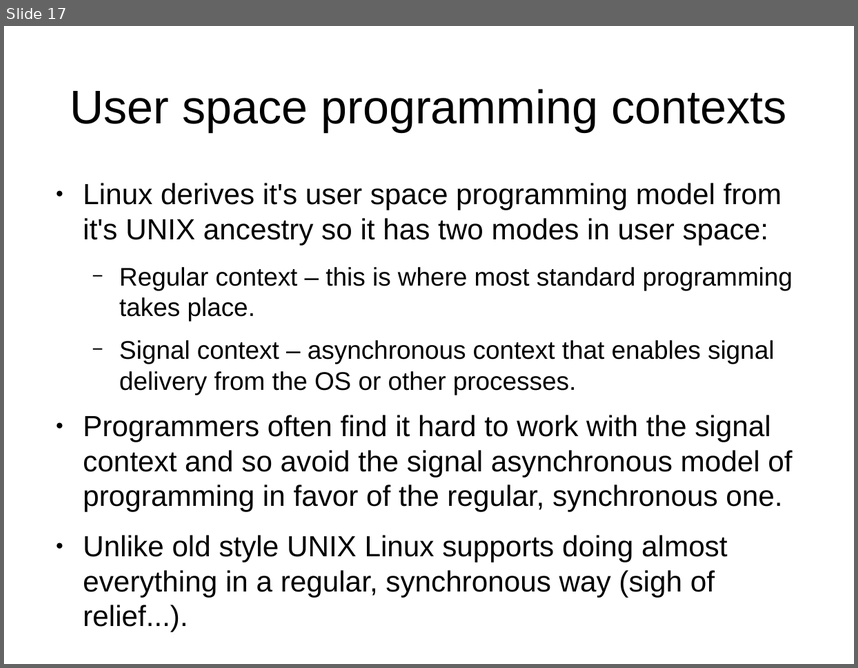
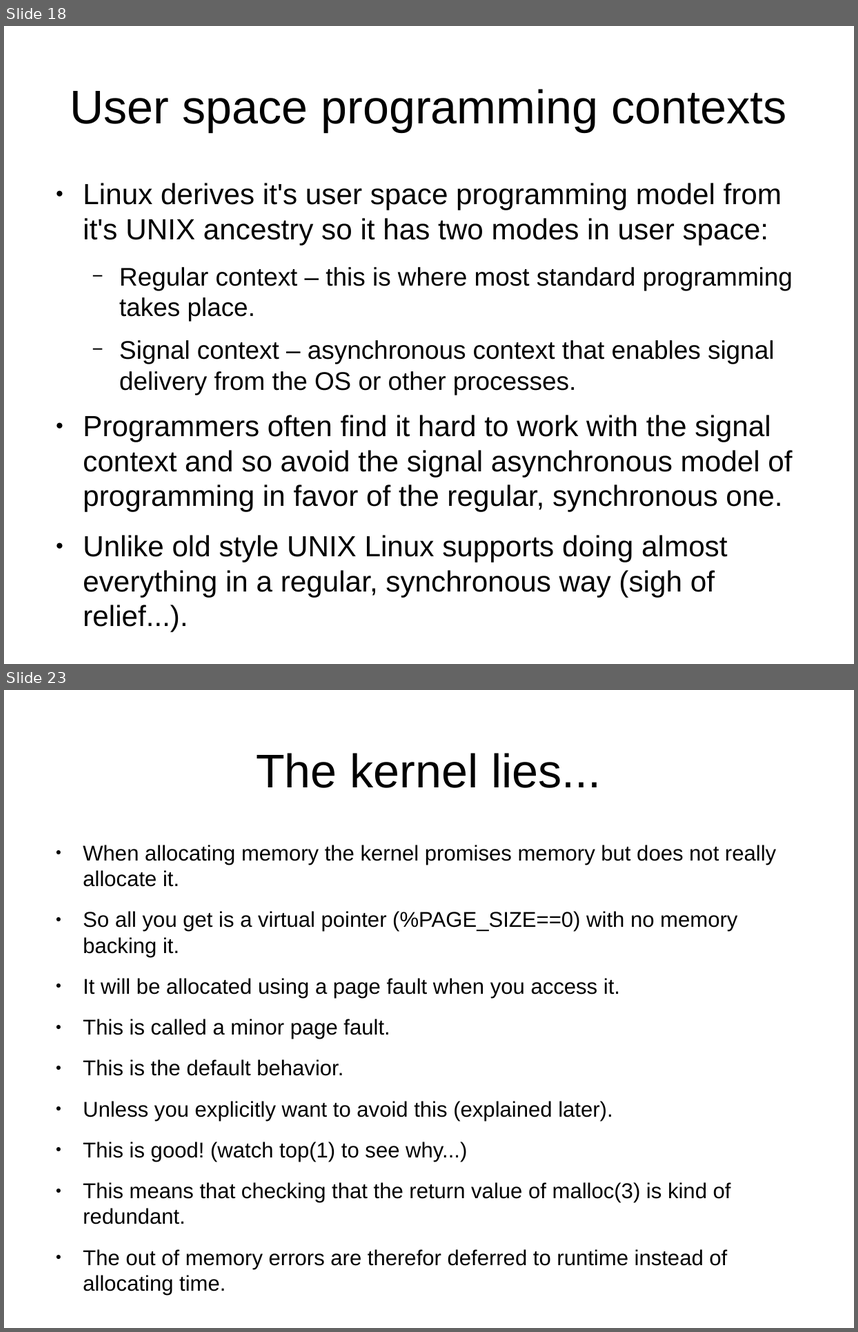
Before and after one commit to veltzer/demos-linux, a slide deck: doc/odp/linux_monitoring_and_debugging.odp. Shown one above the other, each under a label of ours: slide 17 before the commit, slides 18 and 23 after it; the slides between them are not shown. The pictures are 858x668 and 858x1332 pixels, drawn with LibreOffice and Linux fonts; fonts in the diff are those of the drawing. Boxes give left, top, right and bottom in pixels: in the first picture for what was removed or moved away, otherwise in the second. Text is boxed around its words. In the diff, an @@ line names an element or a change of style, - is before the commit and + after.

Commit message:
memory chapter is almost done

```diff
--- a/doc/odp/linux_monitoring_and_debugging.odp
+++ b/doc/odp/linux_monitoring_and_debugging.odp
@@ slide 23 added at (4,690,854,1328), background #FFFFFF @@
@@ title added at (256,753,602,788), 44 pt, text #000000 @@
+The kernel lies...
@@ text added at (83,845,776,1294), 20 pt, text #000000 @@
+● When allocating memory the kernel promises memory but does not really allocate it.
+● So all you get is a virtual pointer (%PAGE_SIZE==0) with no memory backing it.
+● It will be allocated using a page fault when you access it.
+● This is called a minor page fault.
+● This is the default behavior.
+● Unless you explicitly want to avoid this (explained later).
+● This is good! (watch top(1) to see why...)
+● This means that checking that the return value of malloc(3) is kind of redundant.
+● The out of memory errors are therefor deferred to runtime instead of allocating time.
@@ what was slide 17 is now slide 18 @@
```
Also in this commit, not shown: 14 other slides added.
